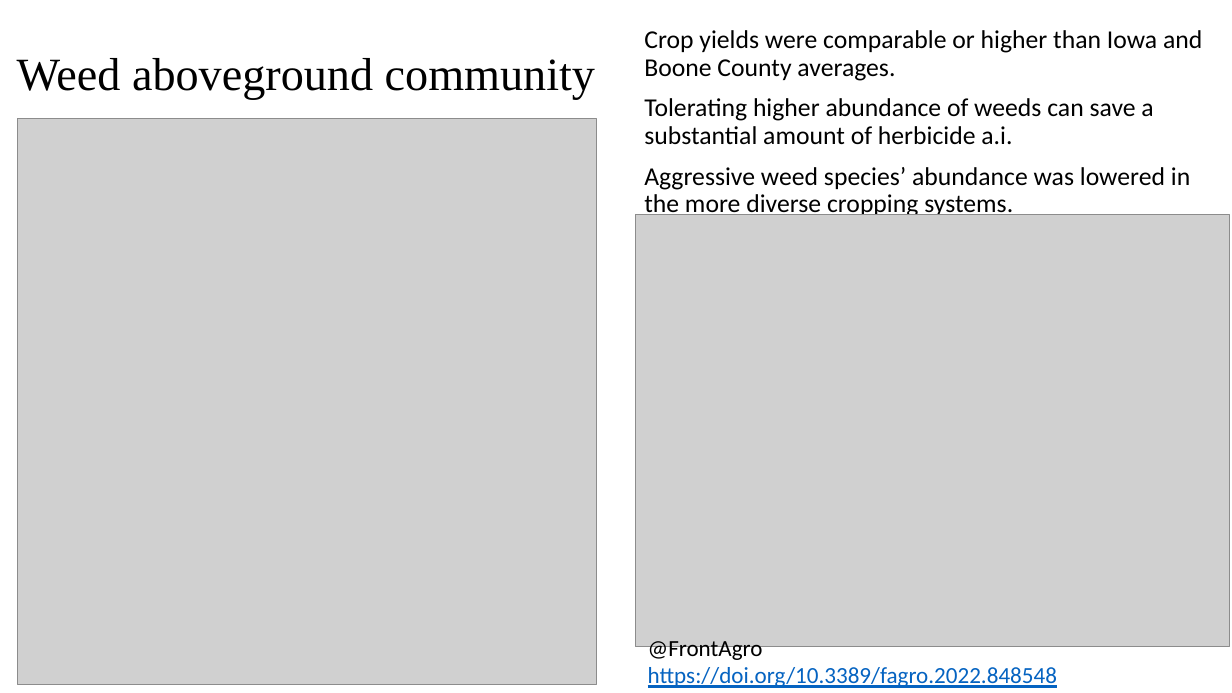
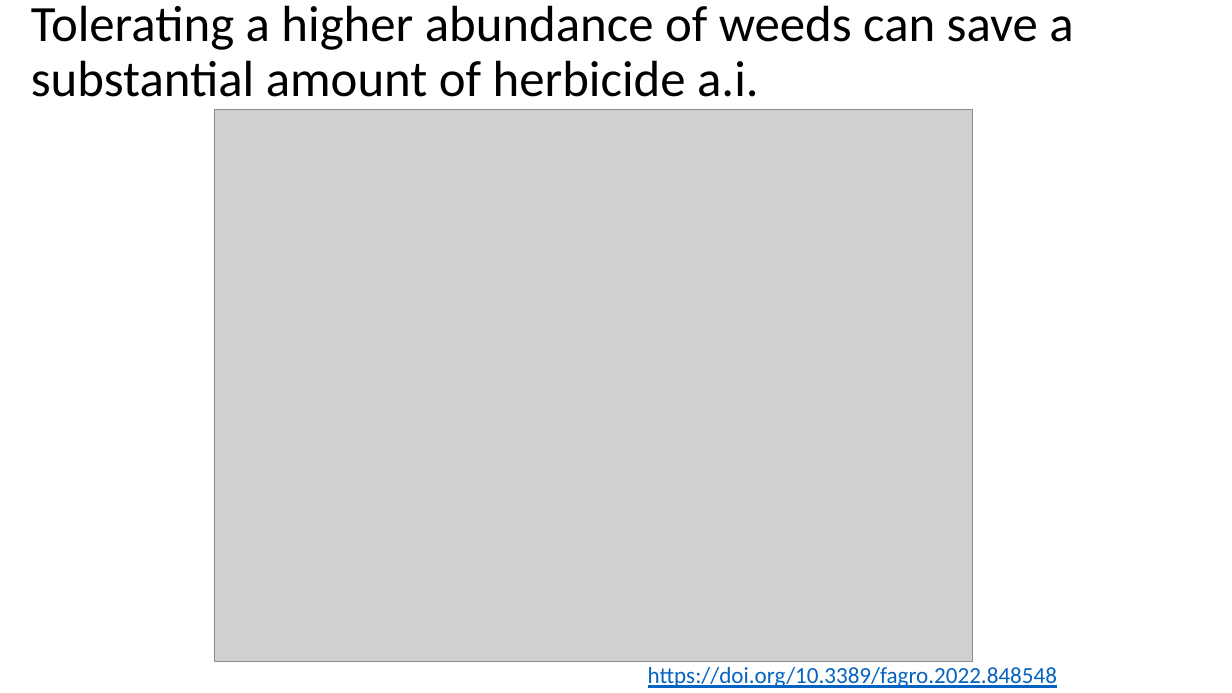
Before and after one commit to hnguyen19/matrix-prospective, a slide deck: slide 6 of Huong-Nguyen-defense-Jul29.pptx. Drawn at 1232x693 pixels with LibreOffice and Linux fonts; fonts in the diff are those of the drawing; grey boxes stand for pictures. Boxes give left, top, right and bottom in pixels: in the first picture for what was removed or moved away, otherwise in the second. Text is boxed around its words. In the diff, an @@ line names an element or a change of style, - is before the commit and + after.

Commit message:
edit ppt

```diff
--- a/Huong-Nguyen-defense-Jul29.pptx
+++ b/Huong-Nguyen-defense-Jul29.pptx
@@ title added at [31, 5, 1073, 97], 39.6 pt, text #000000 @@
+Tolerating a higher abundance of weeds can save a substantial amount of herbicide a.i.
@@ title removed at [17, 58, 595, 100] @@
-Weed aboveground community
@@ text removed at [644, 30, 1202, 218] @@
-Crop yields were comparable or higher than Iowa and Boone County averages.
-Tolerating higher abundance of weeds can save a substantial amount of herbicide a.i.
-Aggressive weed species’ abundance was lowered in the more diverse cropping systems.
@@ picture removed at [18, 119, 597, 685] @@
@@ picture: place and size @@
-picture at [635, 214, 1229, 647]
+picture at [214, 110, 972, 662]
```
Also in this commit, not shown: 3 other slides changed, 2 slides added, 3 other files.
